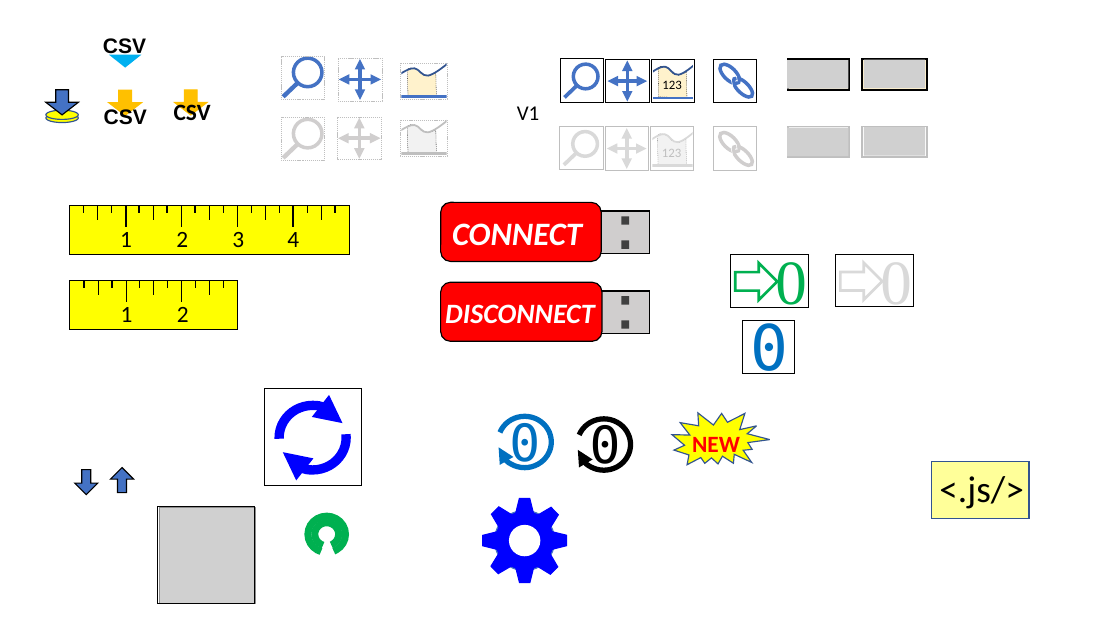
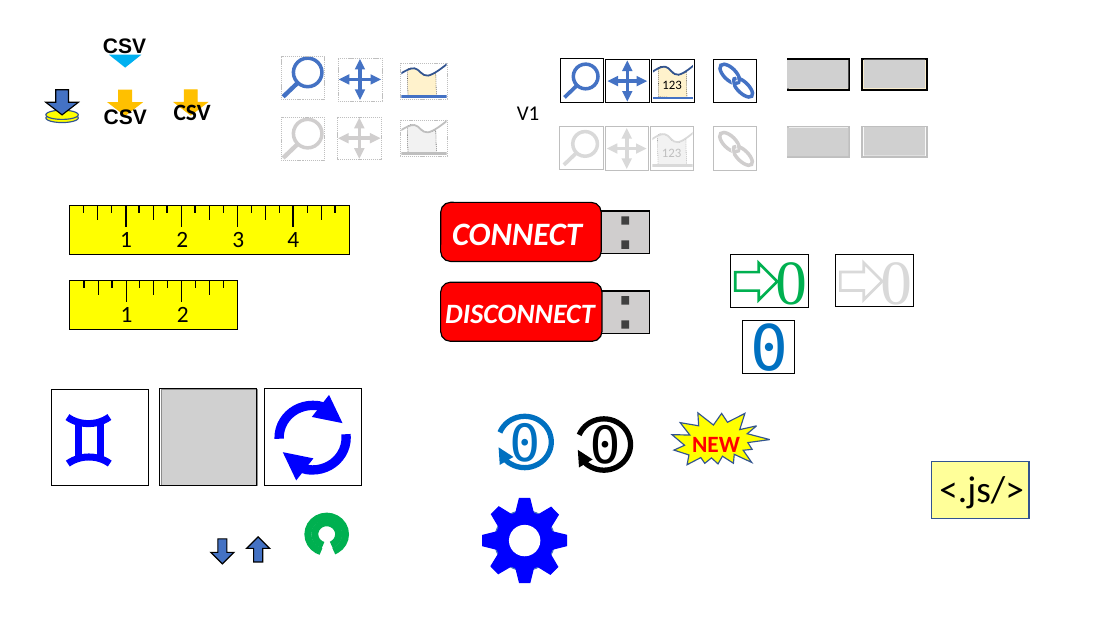
Before and after one commit to matsselen/IOLabWeb, a slide deck: slide 1 of images/IOLabWebImages.pptx. Drawn at 1120x630 pixels with LibreOffice and Linux fonts; fonts in the diff are those of the drawing; grey boxes stand for pictures. Boxes give left, top, right and bottom in pixels: in the first picture for what was removed or moved away, otherwise in the second. Text is boxed around its words. In the diff, an @@ line names an element or a change of style, - is before the commit and + after.

```diff
--- a/images/IOLabWebImages.pptx
+++ b/images/IOLabWebImages.pptx
@@ rectangle added at [52, 389, 149, 486], outline #000000 0.75 pt @@
@@ arc (boxed as its full ellipse) added at [56, 371, 120, 424], outline #0000FF 6 pt @@
@@ rectangle: place and size @@
-rectangle at [158, 507, 255, 603]
+rectangle at [160, 389, 256, 486]
@@ picture: place and size @@
-picture at [160, 507, 255, 603]
+picture at [161, 390, 257, 486]
@@ line added from (78, 423) to (78, 460), #0000FF 6 pt @@
@@ line added from (100, 423) to (100, 460), #0000FF 6 pt @@
@@ arc (boxed as its full ellipse) added at [57, 457, 121, 511], outline #0000FF 6 pt @@
@@ down arrow: place and size @@
-down arrow at [75, 470, 97, 495]
+down arrow at [211, 539, 234, 565]
@@ down arrow: place and size @@
-down arrow at [111, 468, 134, 493]
+down arrow at [247, 537, 270, 562]
```
Also in this commit, not shown: 4 other files.
